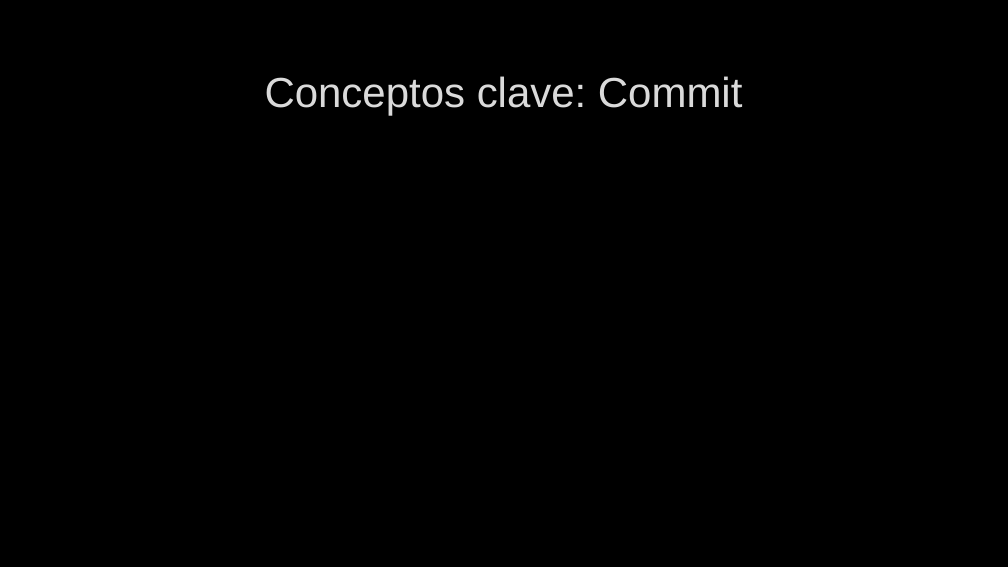
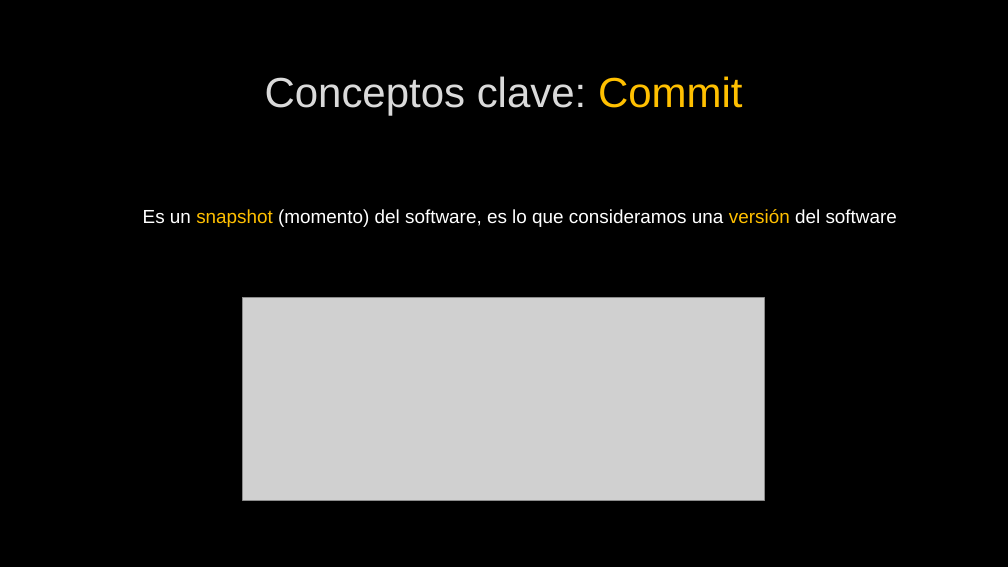
Before and after one commit to Shisah/GitGud2, a slide deck: slide 6 of Presentation/Git Gud 2.pptx. Drawn at 1008x567 pixels with LibreOffice and Linux fonts; fonts in the diff are those of the drawing; grey boxes stand for pictures; background and template pictures are left out. Boxes give left, top, right and bottom in pixels: in the first picture for what was removed or moved away, otherwise in the second. Text is boxed around its words. In the diff, an @@ line names an element or a change of style, - is before the commit and + after.

Commit message:
Agregados conceptos hasta portada de branch

```diff
--- a/Presentation/Git Gud 2.pptx
+++ b/Presentation/Git Gud 2.pptx
@@ title "Conceptos clave: Commit" at [265, 76, 742, 115]: text colour #DADADA to #FFC000 in "Commit" @@
@@ text added at [143, 209, 897, 227], 18 pt, text #FFFFFF @@
+Es un snapshot (momento) del software, es lo que consideramos una versión del software
@@ picture added at [243, 297, 765, 501] @@
```
Also in this commit, not shown: 3 other slides changed, 1 slide added.
